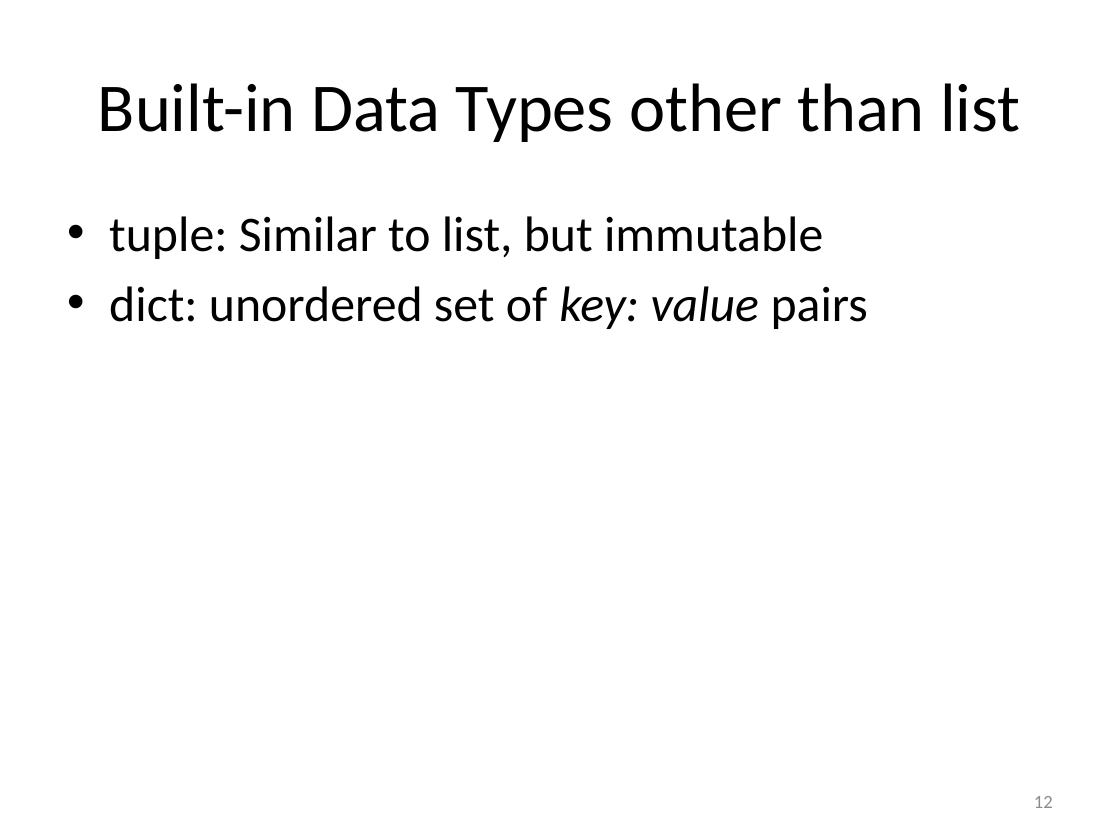
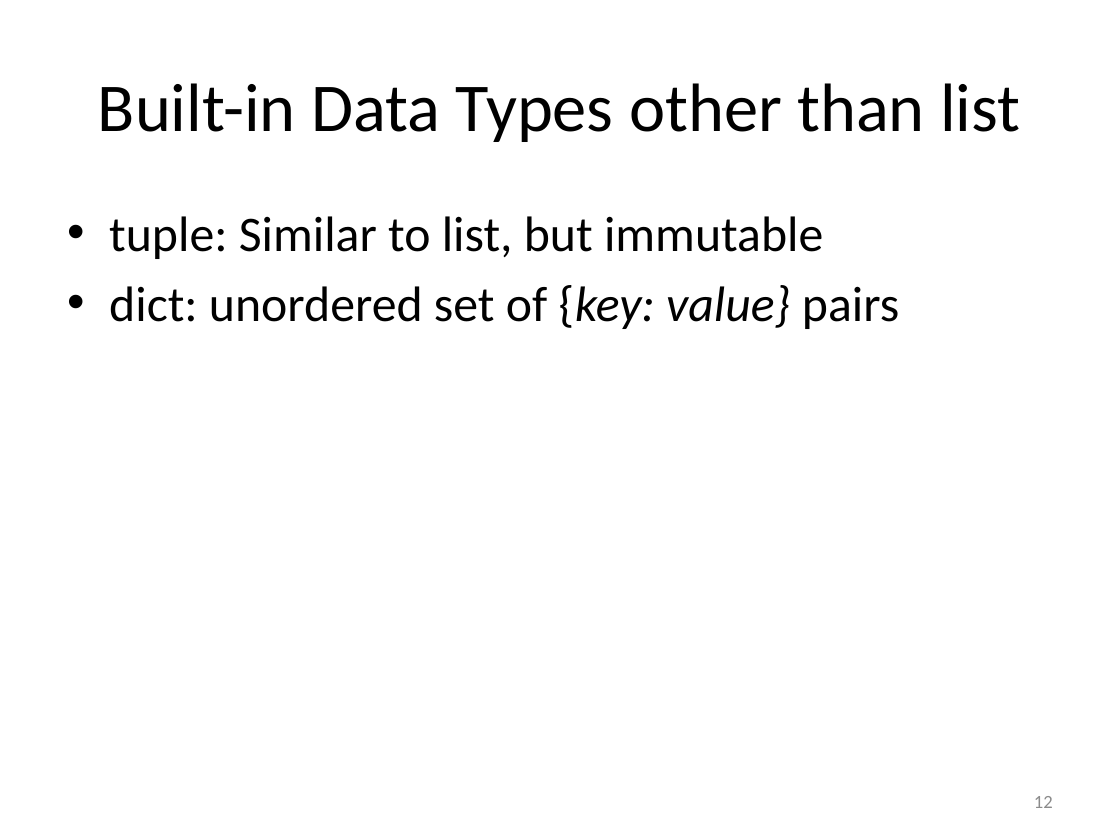
Before and after one commit to cniedotus/Python_scrape_2018, a slide deck: slide 12 of Python Tutorial.pptx. Drawn at 1120x840 pixels with LibreOffice and Linux fonts; fonts in the diff are those of the drawing. Boxes give left, top, right and bottom in pixels: in the first picture for what was removed or moved away, otherwise in the second. Text is boxed around its words. In the diff, an @@ line names an element or a change of style, - is before the commit and + after.

```diff
--- a/Python Tutorial.pptx
+++ b/Python Tutorial.pptx
@@ text at bbox=[109, 285, 899, 329]: text changed @@
-• dict: unordered set of key: value pairs
+• dict: unordered set of {key: value} pairs
```
Also in this commit, not shown: 5 other slides changed, 11 other files.
